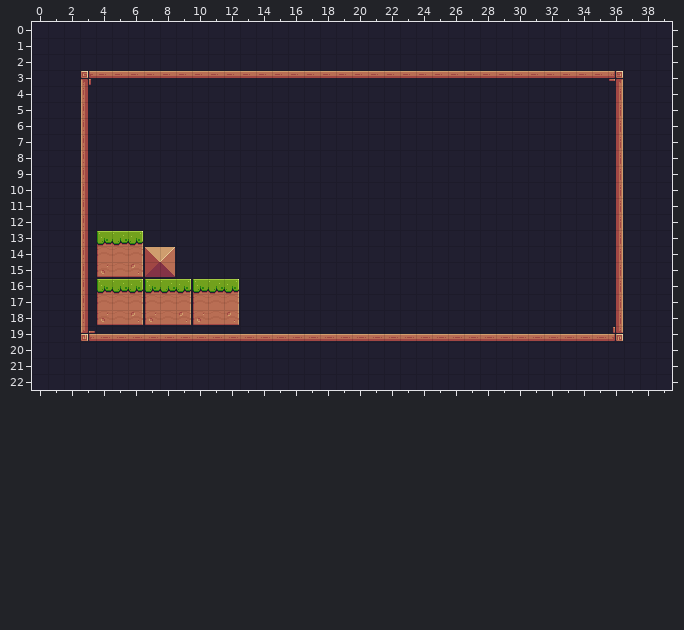
Level history. Tiled map: assets/tiles/Level-01.tmx. Above is the file before it was changed.
Cells are 16x16 px. Shown: x 0..39, y 0..22.
After:
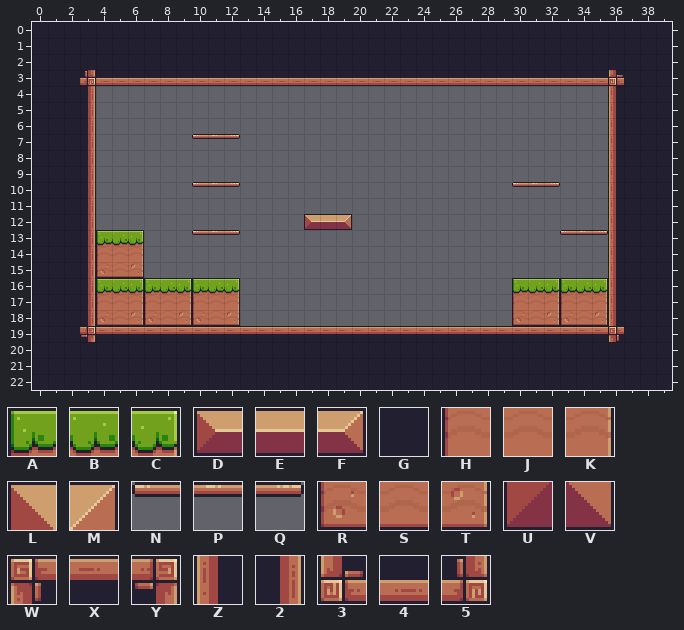
Key: from "PixelAdventure": A 6, B 7, C 8, D 12, E 13, F 14, G 23, H 28, J 29, K 30, L 35, M 36, N 39, P 40, Q 41, R 50, S 51, T 52, U 57, V 58, W 88, X 89, Y 90, Z 110, 2 112, 3 132, 4 133, 5 134.
_ is an empty cell.
Edits made:
Layer "Background":
y 3: x 3..36 WXXXXXXXXXXXXXXXXXXXXXXXXXXXXXXXXY -> 5444444444444444444444444444444443
y 4..6: x 3..36 ZGGGGGGGGGGGGGGGGGGGGGGGGGGGGGGGG2 -> 2________________________________Z
y 7: x 3..36 ZGGGGGGGGGGGGGGGGGGGGGGGGGGGGGGGG2 -> 2______NPQ_______________________Z
y 8..9: x 3..36 ZGGGGGGGGGGGGGGGGGGGGGGGGGGGGGGGG2 -> 2________________________________Z
y 10: x 3..36 ZGGGGGGGGGGGGGGGGGGGGGGGGGGGGGGGG2 -> 2______NPQ_________________NPQ___Z
y 11: x 3..36 ZGGGGGGGGGGGGGGGGGGGGGGGGGGGGGGGG2 -> 2________________________________Z
y 12: x 3..36 ZGGGGGGGGGGGGGGGGGGGGGGGGGGGGGGGG2 -> 2_____________DEF________________Z
y 13: x 3 Z -> 2; x 7..36 GGGGGGGGGGGGGGGGGGGGGGGGGGGGG2 -> ___NPQ____________________NPQZ
y 14: x 3 Z -> 2; x 7..36 LMGGGGGGGGGGGGGGGGGGGGGGGGGGG2 -> _____________________________Z
y 15: x 3 Z -> 2; x 7..36 UVGGGGGGGGGGGGGGGGGGGGGGGGGGG2 -> _____________________________Z
y 16: x 3 Z -> 2; x 13..36 GGGGGGGGGGGGGGGGGGGGGGG2 -> _________________ABCABCZ
y 17: x 3 Z -> 2; x 13..36 GGGGGGGGGGGGGGGGGGGGGGG2 -> _________________HJKHJKZ
y 18: x 3 Z -> 2; x 13..36 GGGGGGGGGGGGGGGGGGGGGGG2 -> _________________RSTRSTZ
y 19: x 3..36 3444444444444444444444444444444445 -> YXXXXXXXXXXXXXXXXXXXXXXXXXXXXXXXXW
